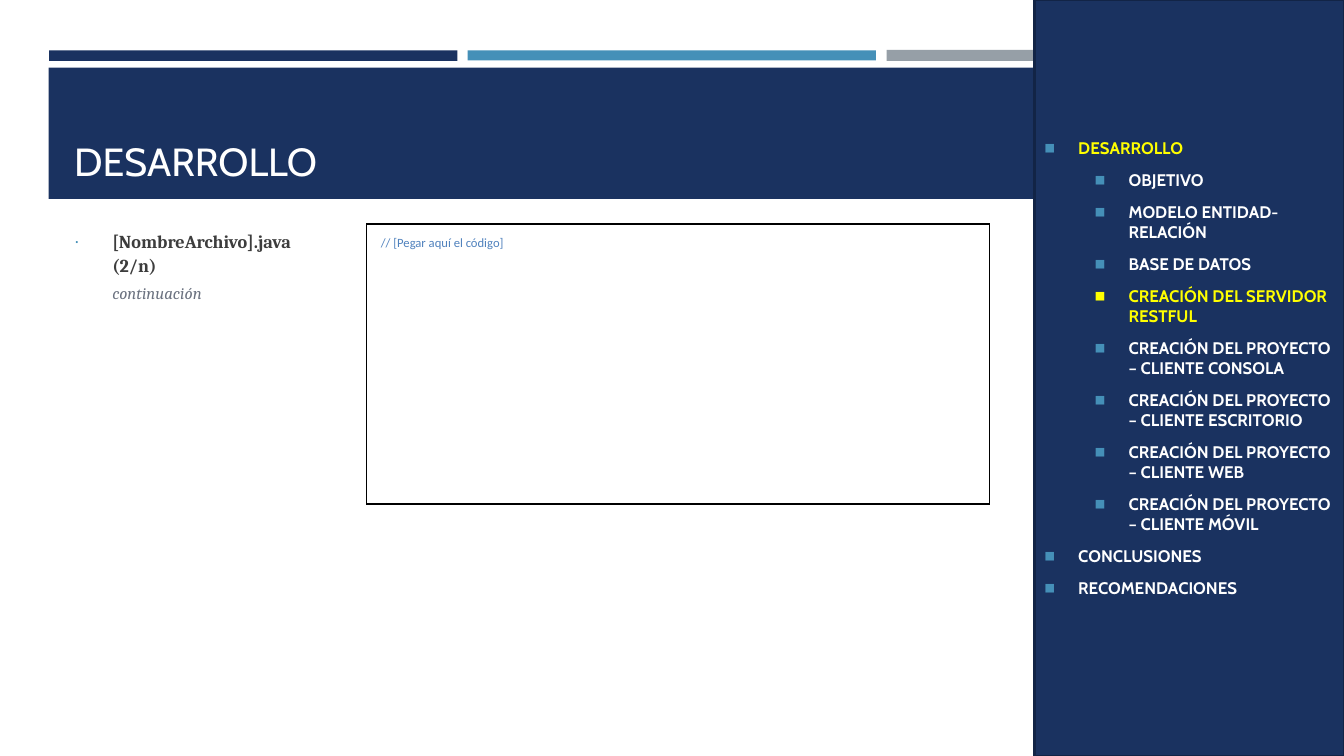
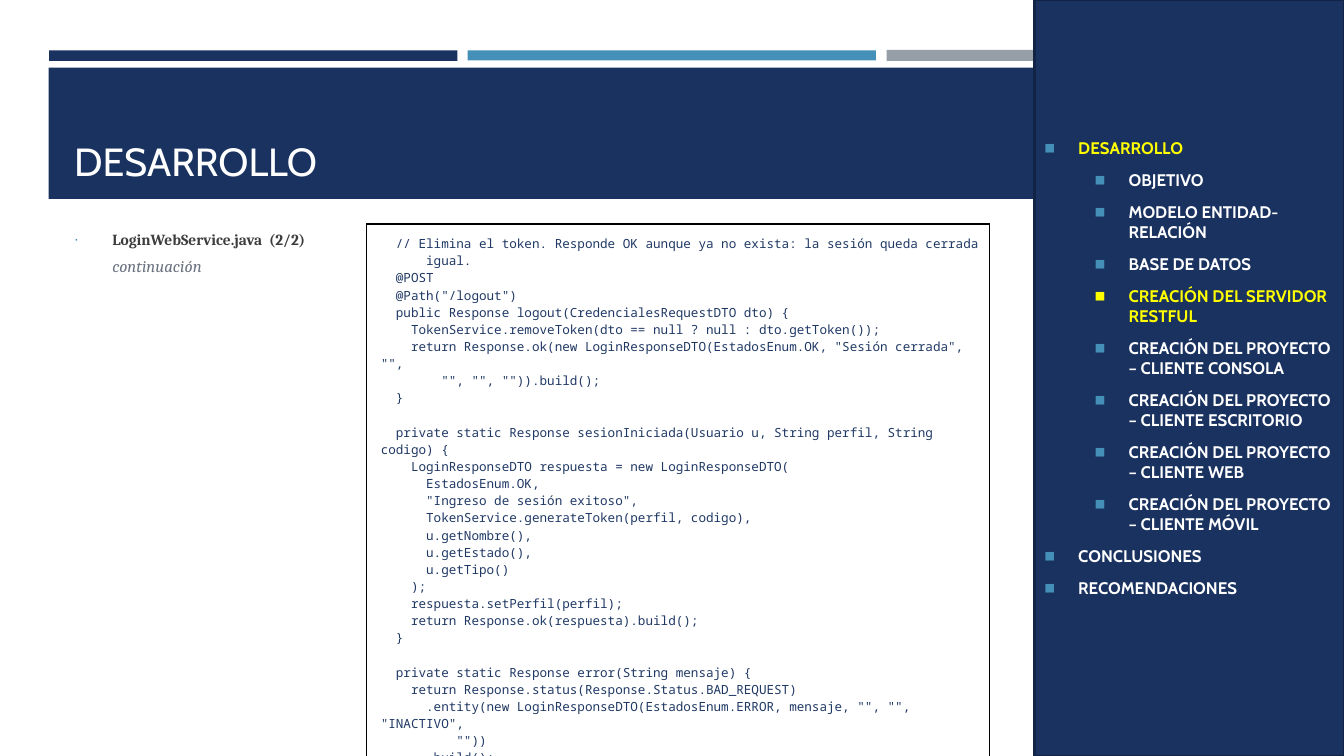
Before and after one commit to IMarcusDev/TI.1.3.-PAO202651_RESTFUL_JAVA_CONBDD_NRC36883_GR04, a slide deck: slide 11 of 05. DOCUMENTACION/PRESENTACION TI.1.3. RESTFUL con BDD en JAVA GR4.pptx. Drawn at 1344x756 pixels with LibreOffice and Linux fonts; fonts in the diff are those of the drawing. Boxes give left, top, right and bottom in pixels: in the first picture for what was removed or moved away, otherwise in the second. Text is boxed around its words. In the diff, an @@ line names an element or a change of style, - is before the commit and + after.

```diff
--- a/05. DOCUMENTACION/PRESENTACION TI.1.3. RESTFUL con BDD en JAVA GR4.pptx
+++ b/05. DOCUMENTACION/PRESENTACION TI.1.3. RESTFUL con BDD en JAVA GR4.pptx
@@ text at box(112, 234, 305, 249): text changed; size 13 to 11 pt @@
-∙ [NombreArchivo].java (2/n)
+∙ LoginWebService.java (2/2)
@@ table at box(367, 224, 990, 734) @@
@@ row 1, column 1: "// [Pegar aquí el código]" to "// Elimina el token. Responde OK aunque ya no exista: la sesión queda cerrada / igual. / @POST / @Path("/logout") / public Response logout(CredencialesRequestDTO dto) { / TokenService.removeToken(dto == null ? null : dto.getToken()); / return Response.ok(new LoginResponseDTO(EstadosEnum.OK, "Sesión cerrada", "", / "", "", "")).build(); / } / private static Response sesionIniciada(Usuario u, String perfil, String codigo) { / LoginResponseDTO respuesta = new LoginResponseDTO( / EstadosEnum.OK, / "Ingreso de sesión exitoso", / TokenService.generateToken(perfil, codigo), / u.getNombre(), / u.getEstado(), / u.getTipo() / ); / respuesta.setPerfil(perfil); / return Response.ok(respuesta).build(); / } / private static Response error(String mensaje) { / return Response.status(Response.Status.BAD_REQUEST) / .entity(new LoginResponseDTO(EstadosEnum.ERROR, mensaje, "", "", "INACTIVO", / "")) / .build(); / } / }" @@
```
Also in this commit, not shown: 19 other slides changed, 4 slides added.
